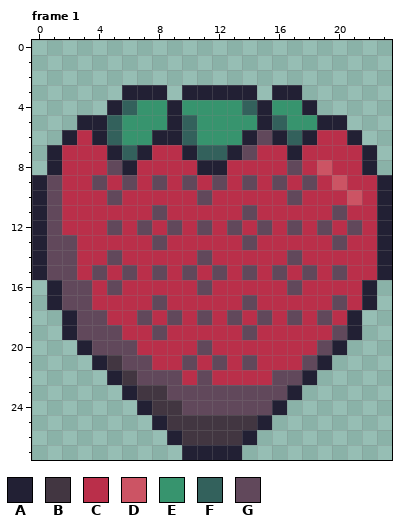
File history of a pixel-art file, sprites/aseprite/ui_strawberry.aseprite. Above is the file before it was changed.
24x28 pixels, 2 frames. Shown: frame 1.
Palette (. is transparent): A #222034  B #423641  C #ba2f4a  D #cc5464  E #37946e  F #33615c  G #61485b
Pixels before, frame 1, first column x 0:
 3 ......AAA.AAAAA.AA......
 4 .....AFEEAEEEEFAEEA.....
 5 ...AAFEEEAFEEEEAFEEAA...
 6 ..ACAFEEAAFEEEAGAFACCA..
 7 .ACCCAFACCAFFAGCCACCCCA.
 8 .ACCCGACCCCAACCCCGCDCCA.
 9 AGCCGCGCGCGCGCGCGCGCDCCA
10 AGCCCGCCCCCGCCCCCGCCCDCA
11 AGCCCCCCGCCCCCGCCCCCGCCA
12 AGCCCGCGCGCGCGCGCGCGCGCA
13 AGGCCCCCGCCCCCGCCCCCGCCA
14 AGGCCGCCCCCGCCCCCGCCCCCA
15 AGGCGCGCGCGCGCGCGCGCGCCA
16 .AGGCGCCCCCGCCCCCGCCCCA.
17 .AGGCCCCGCCCCCGCCCCCGCA.
18 ..AGGCCGCGCGCGCGCGCGCA..
19 ..AGGGCCGCCCCCGCCCCCGA..
20 ...AGGGCCCCGCCCCCCCGA...
21 ....ABGGCCGCGCGCCCGA....
22 .....ABGGGCGCCCCGGA.....
23 ......ABBGGGGGGGGA......
24 .......ABBGGGGGGA.......
25 ........ABBBBBBA........
26 .........ABBBBA.........
27 ..........AAAA..........
After the commit:
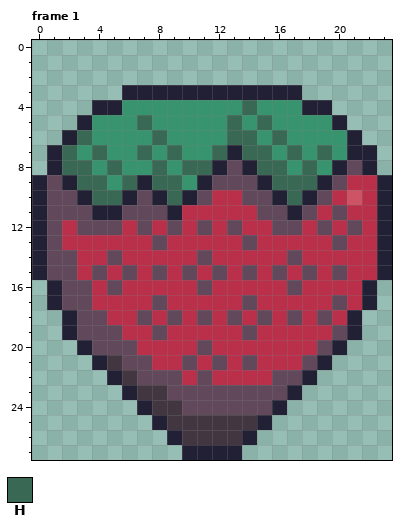
Colours new in this view: H #396955
The commit says: Gave the strawberry UI a haircut
Changes in this commit:
layer "Layer 2" added
Changed rows in their new state; - is an unchanged pixel.
Frame 1, layers "Layer 2", "Layer 1":
first column x 2:
 3 -------A-----A------
 4 --A-E--E----HE---A--
 5 --EE-H-EE--H-HE--E--
 6 -HEE--HEE--HHEHEEEE-
 7 HEHEEHEHEEH-HHEHEHEA
 8 HHEHEEHEHH-GAHHEHEAG
 9 AHHEHAHHEA-G-AHHHAG-
10 GAHHAGAHA---GGAHAG--
11 GGAAGG-A----CGGAG---
12 -GG----------CG-----
13 C-------------------
Where, in picture pixels (left, top, right, bottom), the same in both pictures:
changed: (62, 85, 362, 250)
